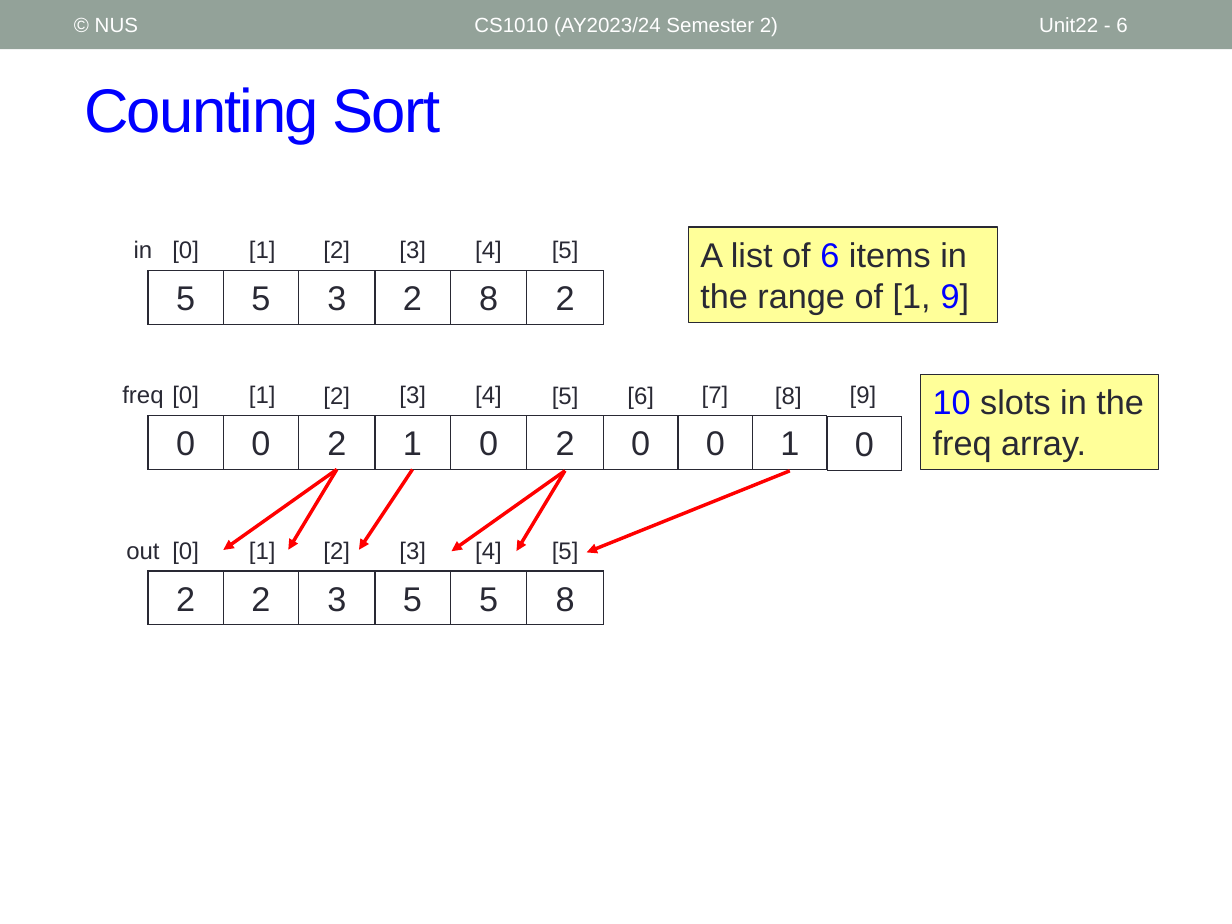
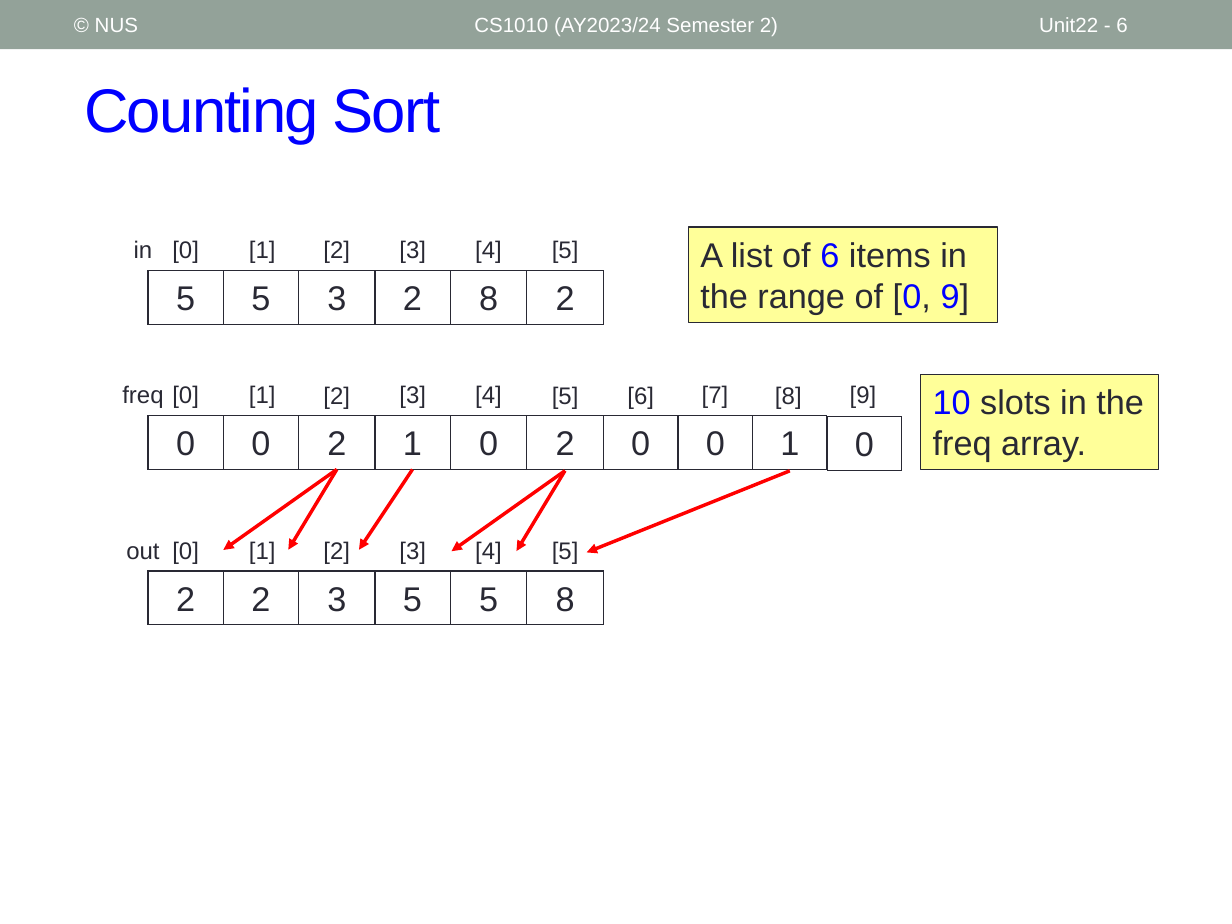
Before and after one commit to nus-cs1010-2425-s2/website, a slide deck: slide 6 of slides/Unit22_Sorting.pptx. Drawn at 1232x924 pixels with LibreOffice and Linux fonts; fonts in the diff are those of the drawing. Boxes give left, top, right and bottom in pixels: in the first picture for what was removed or moved away, otherwise in the second. Text is boxed around its words. In the diff, an @@ line names an element or a change of style, - is before the commit and + after.

```diff
--- a/slides/Unit22_Sorting.pptx
+++ b/slides/Unit22_Sorting.pptx
@@ text in rectangle at [700, 242, 970, 314]: text changed @@
-A list of 6 items in the range of [1, 9]
+A list of 6 items in the range of [0, 9]
```
Also in this commit, not shown: 2 other slides changed, 40 other files.
